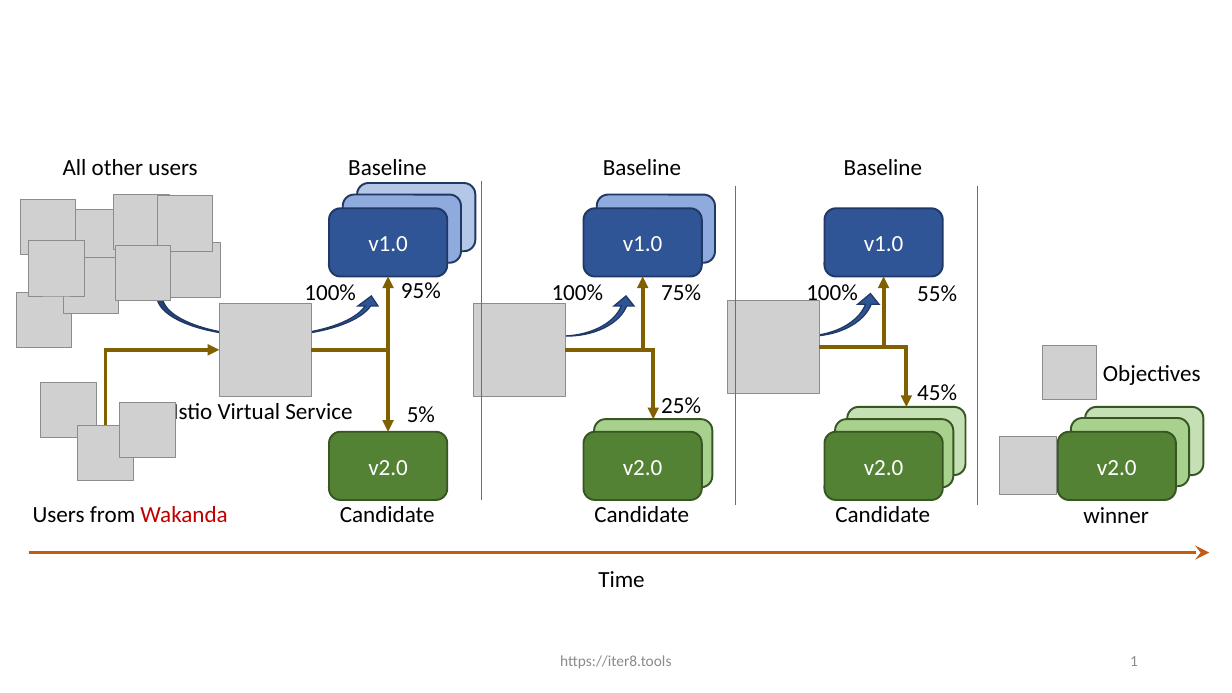
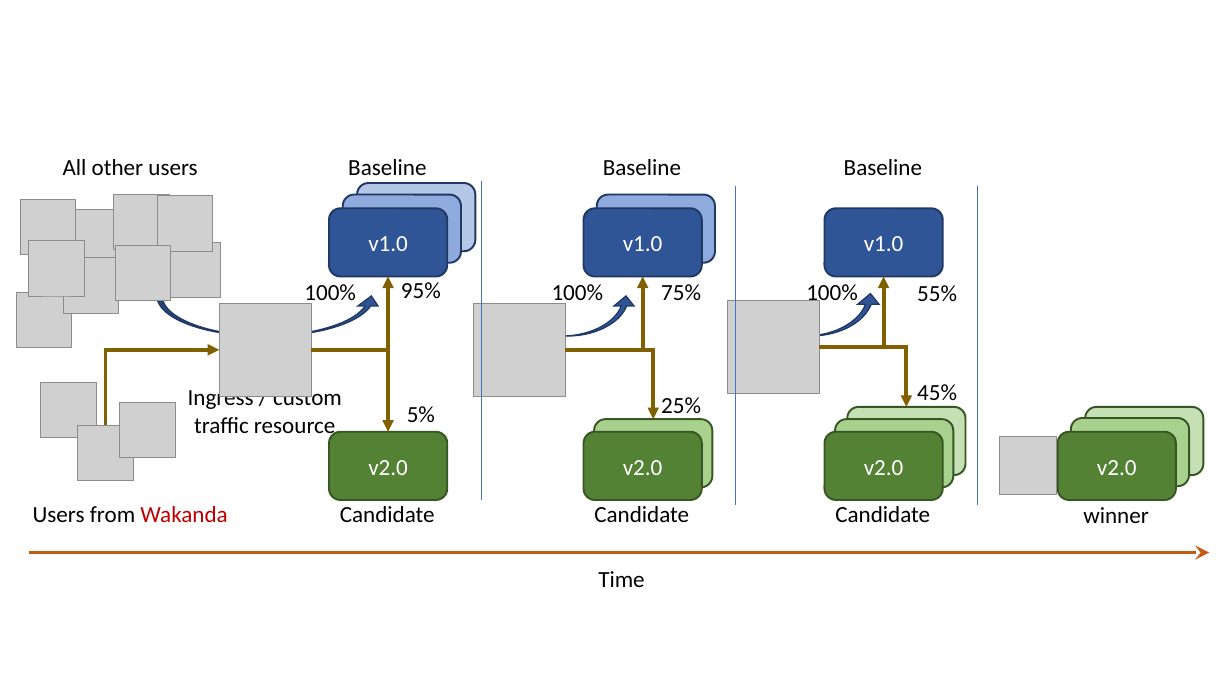
Before and after one commit to iter8-tools/iter8, a slide deck: slide 1 of mkdocs/docs/images/src/request-routing.pptx. Drawn at 1232x693 pixels with LibreOffice and Linux fonts; fonts in the diff are those of the drawing; grey boxes stand for pictures. Boxes give left, top, right and bottom in pixels: in the first picture for what was removed or moved away, otherwise in the second. Text is boxed around its words. In the diff, an @@ line names an element or a change of style, - is before the commit and + after.

```diff
--- a/mkdocs/docs/images/src/request-routing.pptx
+++ b/mkdocs/docs/images/src/request-routing.pptx
@@ rectangle: place and size @@
-rectangle at [0,110,1232,623]
+rectangle at [0,140,1232,597]
@@ rounded rectangle removed at [968,289,1050,395] @@
@@ picture removed at [1043,346,1096,399] @@
@@ text at [188,386,342,440]: text changed @@
-Istio Virtual Service
+Ingress / custom traffic resource
@@ text removed at [1103,365,1201,385] @@
-Objectives
@@ text removed at [560,655,671,669] @@
-https://iter8.tools
@@ page number removed at [1130,656,1138,666] @@
-1
```
Also in this commit, not shown: 52 other files.
